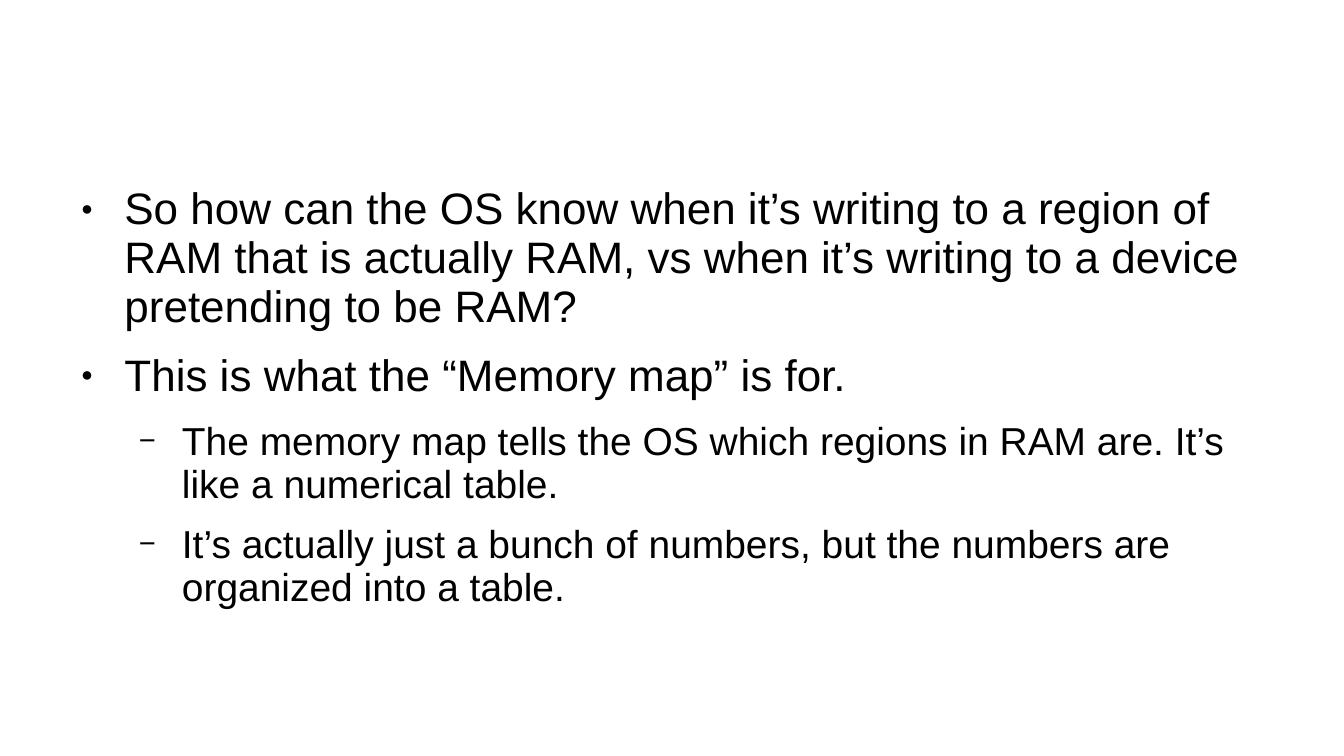
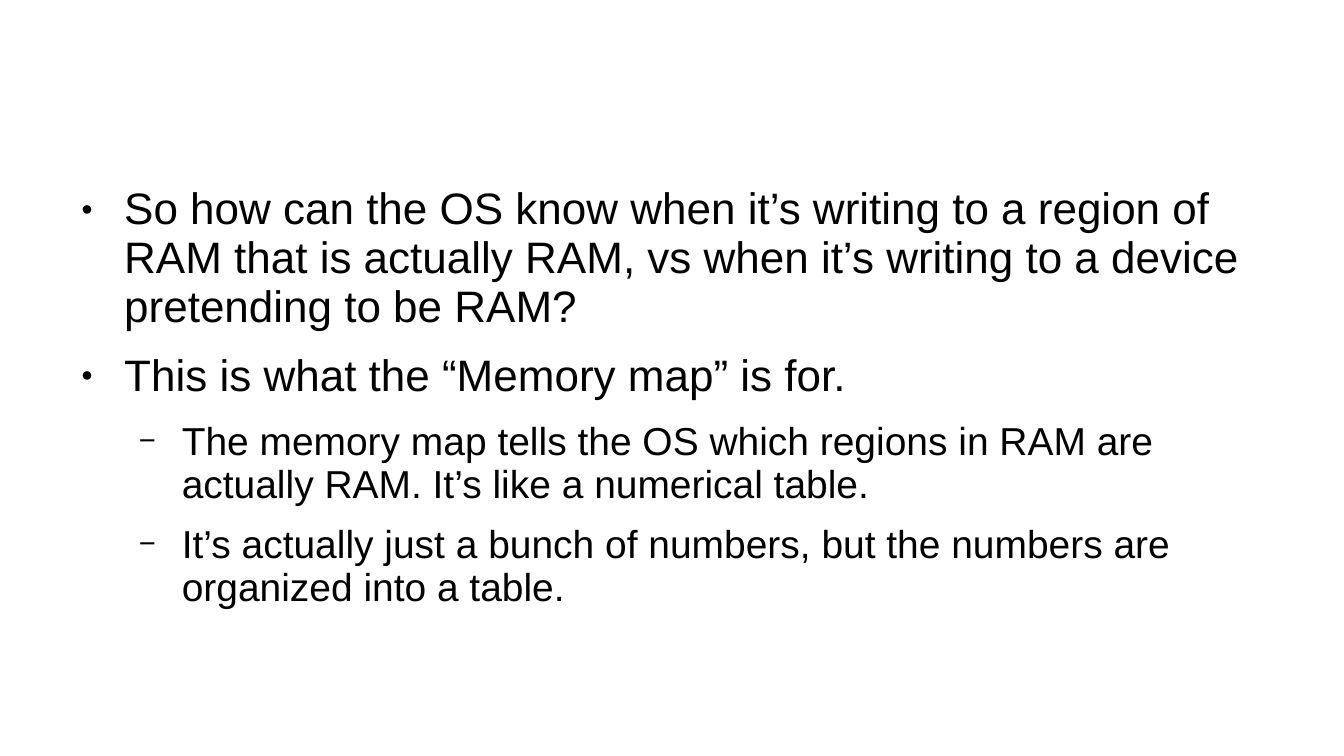
Before and after one commit to latentPrion/work-experience-kernel, a slide deck: slide 4 of part-08-printing-the-memory-map-02.ppt. Drawn at 1344x756 pixels with LibreOffice and Linux fonts; fonts in the diff are those of the drawing; background and template pictures are left out. Boxes give left, top, right and bottom in pixels: in the first picture for what was removed or moved away, otherwise in the second. Text is boxed around its words. In the diff, an @@ line names an element or a change of style, - is before the commit and + after.

```diff
--- a/part-08-printing-the-memory-map-02.ppt
+++ b/part-08-printing-the-memory-map-02.ppt
@@ text at (x1=182, y1=426, x2=1153, y2=506): text changed @@
-  − The memory map tells the OS which regions in RAM are. It’s like a numerical table.
+  − The memory map tells the OS which regions in RAM are actually RAM. It’s like a numerical table.
```
Also in this commit, not shown: 1 other slide changed.
